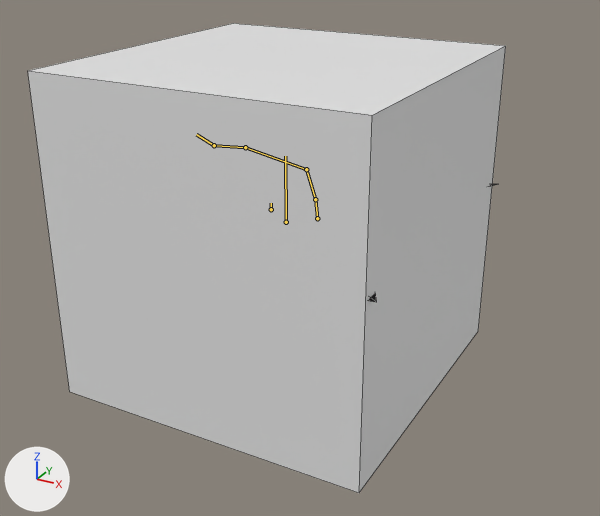
An edit to the Blender file Dan Lab/Boss.blend, drawn before and after from the same camera.
Rendered twice from a 50 mm camera at (12.74, -22.21, -1.25) aimed at (1.04, -0.93, -11.89). Lighting does not change. The marker at lower left points along +X, +Y and +Z. Both versions are drawn at frame 5 of the action 'Rise'; the numbers are the values there. The bones that bend it are drawn over the model as lines. Mesh edges are drawn as thin lines.

Objects in the first picture: 'Cube', 'Head'.
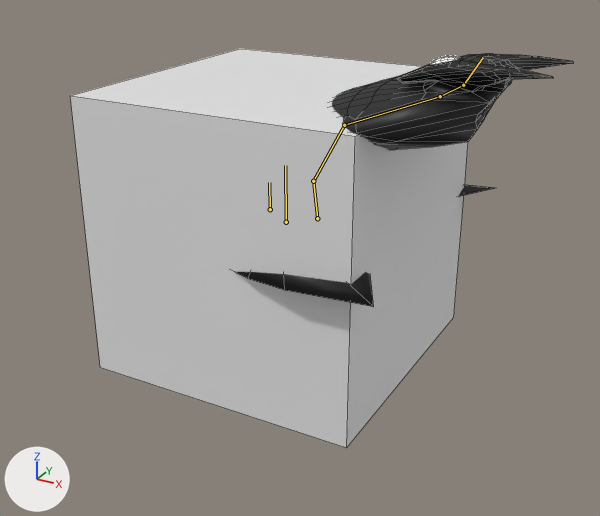
Boxes (x1, y1, x2, y2) around the edits, measured in the pictures (600 x 516 px):
'Cube', posed (17% narrower, 15% shorter): before (28, 23, 506, 493); after (70, 48, 468, 448)
'Head', posed: before (368, 184, 498, 302); after (235, 53, 574, 307)
bone 'Base', root to tip: before (317, 218) to (315, 199); after (317, 218) to (313, 181)
bone 'Spine01', root to tip: before (315, 199) to (306, 169); after (313, 181) to (344, 125)
bone 'Spine02', root to tip: before (306, 169) to (245, 147); after (344, 125) to (440, 96)
bone 'Neck', root to tip: before (245, 147) to (214, 145); after (440, 96) to (463, 85)
bone 'Head', root to tip: before (214, 145) to (196, 134); after (463, 85) to (483, 57)
bone 'Cloak', root to tip: before (271, 209) to (271, 203); after (270, 209) to (269, 182)
bone 'Bone', root to tip: before (286, 222) to (285, 156); after (286, 222) to (285, 165)

What changed in the scene script:
```text
Change bone_base:
    where bone_base = bpy.data.objects['Armature'].pose.bones['Base']
    bone_base.scale: (0.99, 0.18, 1.0) -> (0.99, 0.35, 1.0)
Change bone_spine01:
    where bone_spine01 = bpy.data.objects['Armature'].pose.bones['Spine01']  # child of 'Base'
    bone_spine01.rotation_quaternion: (0.993, 0.0, 0.0, 0.086) -> (0.998, 0.025, 0.003, -0.063)  # degrees (0, 0, 10) -> degrees (3, 0, -7)
Change bone_spine02:
    where bone_spine02 = bpy.data.objects['Armature'].pose.bones['Spine02']  # child of 'Spine01'
    bone_spine02.rotation_quaternion: (0.944, 0.0, 0.0, 0.23) -> (0.948, 0.08, 0.042, -0.306)  # degrees (0, 0, 27) -> degrees (7, 7, -35)
Change bone_neck:
    where bone_neck = bpy.data.objects['Armature'].pose.bones['Neck']  # child of 'Spine02'
    bone_neck.rotation_quaternion: (0.997, 0.0, 0.0, -0.03) -> (0.936, 0.071, 0.145, -0.293)  # degrees (0, 0, -3) -> degrees (3, 18, -34)
Change bone_head:
    where bone_head = bpy.data.objects['Armature'].pose.bones['Head']  # child of 'Neck'
    bone_head.rotation_quaternion: (0.836, 0.0, 0.0, -0.441) -> (0.836, -0.116, -0.189, 0.154)  # degrees (0, 0, -56) -> degrees (-21, -21, 25)
Change bone_cloak:
    where bone_cloak = bpy.data.objects['Armature'].pose.bones['Cloak']
    bone_cloak.location: (-0.002, 0.0, 0.0) -> (-0.007, 0.0, 0.0)
    bone_cloak.scale: (1.0, 0.07, 1.0) -> (1.0, 0.26, 1.0)
Change bone_bone:
    where bone_bone = bpy.data.objects['Armature'].pose.bones['Bone']
    bone_bone.scale: (0.95, 0.95, 0.95) -> (0.81, 0.81, 0.81)
```
